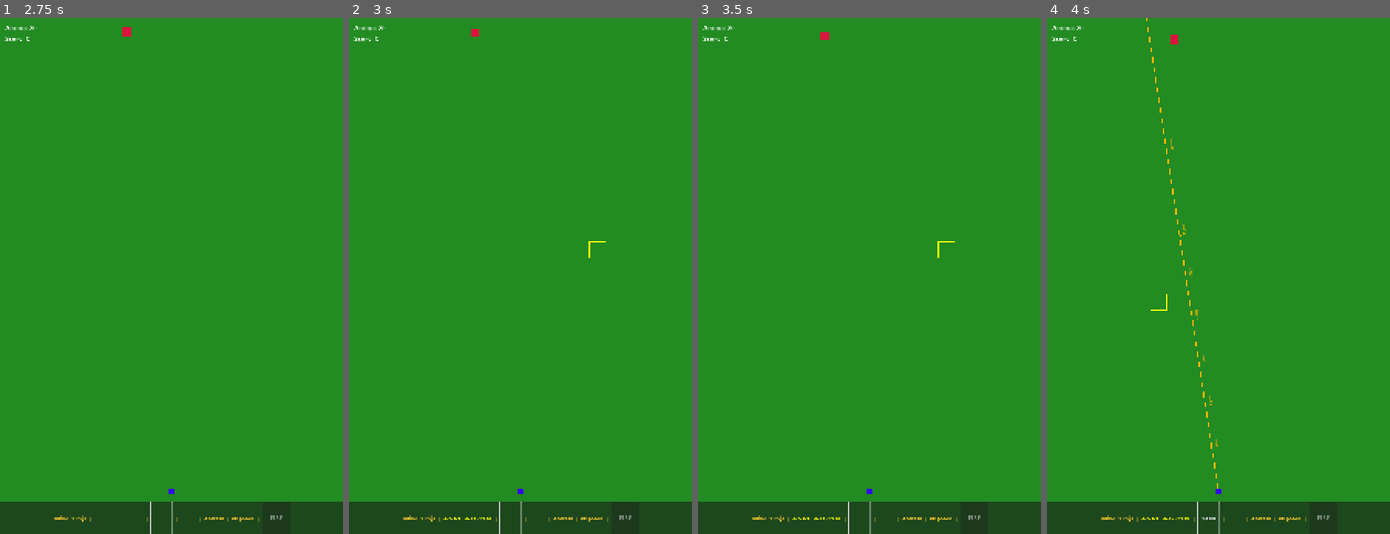
Above: before the commit, frames 1-4 (left to right).
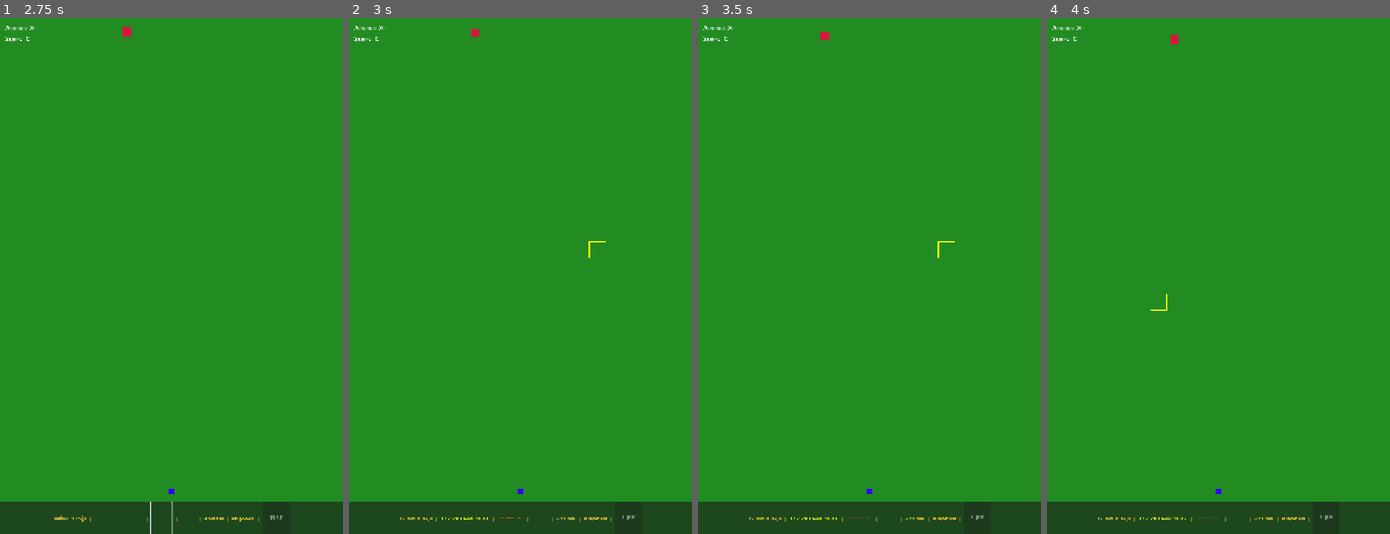
Above: after the commit, the same moments.

Repository: huttutt/tukom-defender
Game: Godot game, scene res://scenes/Main.tscn
Two runs of this game, one before a commit and one after it. Both use one fixed random seed, a clock stepped at 60 frames per second and the inputs below.
Inputs (mouse positions are in pixels of both pictures, inside the frame that each line leads up to):
- Up to frame 1 (2.75 s): click (161, 518) at 0.5 s; click (161, 518) at 1.25 s; click (161, 518) at 2 s
- Up to frame 2 (3 s): tap Enter at 2.75 s; move the mouse to (595, 250) at 2.77 s; click (595, 250) at 2.92 s
- Up to frame 3 (3.5 s): no input
- Up to frame 4 (4 s): tap Space at 3.5 s; drag from (1149, 301) to (1201, 379) at 3.52 s

Frame 1 is identical in both runs. In frame 2, 0.3% of the frame differs, in the area x 14-84%, y 93-100%; in frame 3, 0.3%; in frame 4, 0.6%, in the area x 14-84%, y 0-100%.

Commit message:
Add bearing line UX improvements for intuitive interaction
Improve bearing line workflow with these enhancements:

1. Pulsating "ADD BEARING" Prompt:
   - Shows orange pulsating text when coordinates are set
   - Replaces piiru button until bearing is activated
   - Provides clear visual cue for next action
   - Animation fades between 30% and 100% opacity

2. Lock/Unlock Bearing Line:
   - MouseUp/TouchRelease locks bearing in place
   - Locked bearing freezes angle and piiru value
   - Click anywhere on locked line to unlock for adjustment
   - Click detection within 20px of line for unlock
   - Visual state management for locked/unlocked

3. Deselect Bearing via Piiru Button:
   - Click piiru value when locked to deselect bearing
   - Returns to coordinate selection mode
   - Clears piiru value and shows "ADD BEARING" prompt again
   - Allows user to change target coordinates

4. Prevent Coordinate Changes During Bearing:
   - Map taps ignored while bearing line is active
   - All input goes to bearing adjustment
   - Prevents accidental coordinate changes mid-bearing
   - Clear interaction mode separation

5. Signal-Based State Management:
   - bearing_locked signal on mouseup
   - bearing_unlocked signal on line click
   - bearing_deselected signal on piiru click when locked
   - Proper state transitions between modes

Changes:
- Modify scripts/BearingLine.gd: Add lock/unlock state, click detection
- Modify scripts/TukomGeneratorUI.gd: Add prompt, deselect logic, signals
- Modify scenes/TukomGeneratorUI.tscn: Add AddBearingPrompt label
- Modify scripts/Main.gd: Block coordinate selection when bearing active

Refs: Phase 3 UX enhancements

🤖 Generated with [Claude Code](https://claude.com/claude-code)

Co-Authored-By: Claude <noreply@anthropic.com>

Diff:
--- a/scenes/TukomGeneratorUI.tscn
+++ b/scenes/TukomGeneratorUI.tscn
@@ -69,6 +69,16 @@
 text = ""
 flat = true
 
+[node name="AddBearingPrompt" type="Label" parent="Panel/HBoxContainer"]
+custom_minimum_size = Vector2(100, 0)
+layout_mode = 2
+theme_override_colors/font_color = Color(1, 0.4, 0, 1)
+theme_override_font_sizes/font_size = 14
+text = "ADD BEARING"
+horizontal_alignment = 1
+vertical_alignment = 1
+visible = false
+
 [node name="Separator3" type="Label" parent="Panel/HBoxContainer"]
 layout_mode = 2
 theme_override_colors/font_color = Color(1, 0.8, 0.2, 1)
--- a/scripts/BearingLine.gd
+++ b/scripts/BearingLine.gd
@@ -20,6 +20,7 @@
 
 # State
 var is_active: bool = false
+var is_locked: bool = false  # True when bearing is frozen in place
 var origin: Vector2 = Vector2.ZERO  # Observer icon position
 var angle: float = DEFAULT_ANGLE
 var length: float = 2000.0
@@ -66,8 +67,28 @@
 	if not is_active:
 		return
 
-	# Handle mouse motion for dragging
-	if event is InputEventMouseMotion:
+	# Handle mouse button release to lock bearing
+	if event is InputEventMouseButton:
+		if event.button_index == MOUSE_BUTTON_LEFT and not event.pressed:
+			# Mouse/touch released - lock the bearing
+			if not is_locked:
+				lock_bearing()
+			return
+
+		# Mouse/touch pressed - check if clicking on the line to unlock
+		if event.button_index == MOUSE_BUTTON_LEFT and event.pressed:
+			if is_locked:
+				var mouse_pos: Vector2 = get_global_mouse_position()
+				if _is_click_near_line(mouse_pos):
+					unlock_bearing()
+					# Update angle immediately for new drag
+					_update_angle_from_mouse(mouse_pos)
+					_update_line_geometry()
+					_update_piiru_display()
+			return
+
+	# Handle mouse motion for dragging (only when not locked)
+	if event is InputEventMouseMotion and not is_locked:
 		var mouse_pos: Vector2 = get_global_mouse_position()
 		_update_angle_from_mouse(mouse_pos)
 		_update_line_geometry()
@@ -77,6 +98,7 @@
 ## Activates the bearing line for dragging
 func activate() -> void:
 	is_active = true
+	is_locked = false
 	visible = true
 
 	# Set default angle (15-00 piiru = north)
@@ -90,7 +112,24 @@
 ## Deactivates the bearing line
 func deactivate() -> void:
 	is_active = false
+	is_locked = false
 	visible = false
+
+
+## Locks bearing in place (called on mouseup)
+func lock_bearing() -> void:
+	is_locked = true
+	# Visual feedback could be added here (change line color, etc.)
+	if tukom_ui:
+		tukom_ui.bearing_locked.emit()
+
+
+## Unlocks bearing for adjustment (called on click line)
+func unlock_bearing() -> void:
+	is_locked = false
+	# Visual feedback could be added here
+	if tukom_ui:
+		tukom_ui.bearing_unlocked.emit()
 
 
 ## Sets the origin point (observer icon position)
@@ -236,3 +275,18 @@
 
 	var t: float = clamp(point_vec.dot(line_vec) / line_length_sq, 0.0, 1.0)
 	return line_start + line_vec * t
+
+
+## Checks if a click position is near the bearing line (for unlock detection)
+func _is_click_near_line(click_pos: Vector2) -> bool:
+	var line_end: Vector2 = origin + Vector2.RIGHT.rotated(angle) * length
+	var closest: Vector2 = _closest_point_on_line(origin, line_end, click_pos)
+	var distance: float = closest.distance_to(click_pos)
+
+	# Click threshold: within 20 pixels of line
+	return distance < 20.0
+
+
+## Returns whether bearing is currently locked
+func is_bearing_locked() -> bool:
+	return is_locked
--- a/scripts/Main.gd
+++ b/scripts/Main.gd
@@ -62,6 +62,7 @@
 	tukom_ui.target_coordinates_set.connect(_on_target_coordinates_set)
 	tukom_ui.fire_command_reset.connect(_on_fire_command_reset)
 	tukom_ui.bearing_line_activated.connect(_on_bearing_line_activated)
+	tukom_ui.bearing_deselected.connect(_on_bearing_deselected)
 
 	# Connect FIRE button from TukomGeneratorUI
 	var fire_button: Button = tukom_ui.get_node("Panel/HBoxContainer/FireButton")
@@ -103,6 +104,11 @@
 ## Handles map tap for coordinate selection (Phase 2)
 ## Does NOT fire immediately - only sets coordinates in Tukom UI
 func _handle_map_tap(screen_pos: Vector2) -> void:
+	# Prevent coordinate selection if bearing line is active
+	if tukom_ui.is_bearing_active():
+		# Bearing line will handle this input
+		return
+
 	# Convert screen position to tile coordinates
 	var tile: Vector2i = map.world_to_grid(screen_pos)
 
@@ -144,6 +150,12 @@
 func _on_bearing_line_activated() -> void:
 	# Update bearing line origin in case observer icon moved
 	bearing_line.set_origin(observer_icon.global_position)
+
+
+## Called when bearing is deselected (clicked piiru when locked)
+func _on_bearing_deselected() -> void:
+	# Can add additional cleanup here if needed
+	pass
 
 
 ## Handles FIRE button press
--- a/scripts/TukomGeneratorUI.gd
+++ b/scripts/TukomGeneratorUI.gd
@@ -25,6 +25,7 @@
 @onready var piiru_button: Button = $Panel/HBoxContainer/PiiruButton
 @onready var distance_label: Label = $Panel/HBoxContainer/DistanceLabel
 @onready var fire_button: Button = $Panel/HBoxContainer/FireButton
+@onready var add_bearing_prompt: Label = $Panel/HBoxContainer/AddBearingPrompt
 
 # Reference to Map node (set by Main.gd)
 var map: Node2D = null
@@ -39,12 +40,18 @@
 
 	# Connect piiru button
 	piiru_button.pressed.connect(_on_piiru_button_pressed)
+
+	# Connect bearing lock/unlock signals (will be emitted by BearingLine)
+	bearing_locked.connect(_on_bearing_locked)
+	bearing_unlocked.connect(_on_bearing_unlocked)
 
 
 ## Resets all fields to initial state
 func _reset_ui() -> void:
 	coord_label.text = ""
 	piiru_button.text = ""
+	piiru_button.visible = true
+	add_bearing_prompt.visible = false
 	distance_label.text = ""
 	fire_button.disabled = true
 	state = State.IDLE
@@ -60,6 +67,9 @@
 	target_tile = tile
 	current_coords = map.tile_to_mgrs(tile)
 	coord_label.text = current_coords
+
+	# Show pulsating "ADD BEARING" prompt
+	_show_add_bearing_prompt()
 
 	# Move to PARTIAL state (waiting for bearing and distance)
 	state = State.PARTIAL
@@ -78,18 +88,27 @@
 	_check_ready_state()
 
 
-## Called when piiru button is pressed - activates bearing line
+## Called when piiru button is pressed
 func _on_piiru_button_pressed() -> void:
 	if bearing_line == null:
 		push_error("TukomGeneratorUI: BearingLine reference not set")
 		return
 
+	# If bearing is locked, clicking piiru deselects bearing and returns to coord selection
+	if bearing_line.is_active and bearing_line.is_bearing_locked():
+		_deselect_bearing()
+		return
+
 	# Only activate if coordinates are set
 	if target_tile.x < 0 or target_tile.y < 0:
 		return
 
 	# Activate bearing line for dragging
 	bearing_line.activate()
+
+	# Hide the prompt
+	add_bearing_prompt.visible = false
+	piiru_button.visible = true
 
 	# Emit signal for Main to handle
 	bearing_line_activated.emit()
@@ -150,8 +169,60 @@
 	return state == State.READY
 
 
+## Shows pulsating "ADD BEARING" prompt
+func _show_add_bearing_prompt() -> void:
+	add_bearing_prompt.visible = true
+	piiru_button.visible = false
+
+	# Create pulsating animation
+	var tween: Tween = create_tween().set_loops()
+	tween.tween_property(add_bearing_prompt, "modulate:a", 0.3, 0.5)
+	tween.tween_property(add_bearing_prompt, "modulate:a", 1.0, 0.5)
+
+
+## Deselects bearing and returns to coordinate selection
+func _deselect_bearing() -> void:
+	# Clear bearing data
+	current_piiru = 0
+	piiru_button.text = ""
+
+	# Deactivate bearing line
+	if bearing_line != null:
+		bearing_line.deactivate()
+
+	# Show prompt again
+	_show_add_bearing_prompt()
+
+	# Update state
+	_check_ready_state()
+
+	# Emit signal for Main
+	bearing_deselected.emit()
+
+
+## Called when bearing is locked (mouseup)
+func _on_bearing_locked() -> void:
+	# Stop pulsating animation if any
+	add_bearing_prompt.visible = false
+	piiru_button.visible = true
+
+
+## Called when bearing is unlocked (click line)
+func _on_bearing_unlocked() -> void:
+	# Visual feedback could be added here
+	pass
+
+
+## Returns whether bearing line is currently active
+func is_bearing_active() -> bool:
+	return bearing_line != null and bearing_line.is_active
+
+
 # Signals
 signal target_coordinates_set(tile: Vector2i)
 signal fire_command_reset()
 signal fire_button_pressed()
 signal bearing_line_activated()
+signal bearing_locked()
+signal bearing_unlocked()
+signal bearing_deselected()
